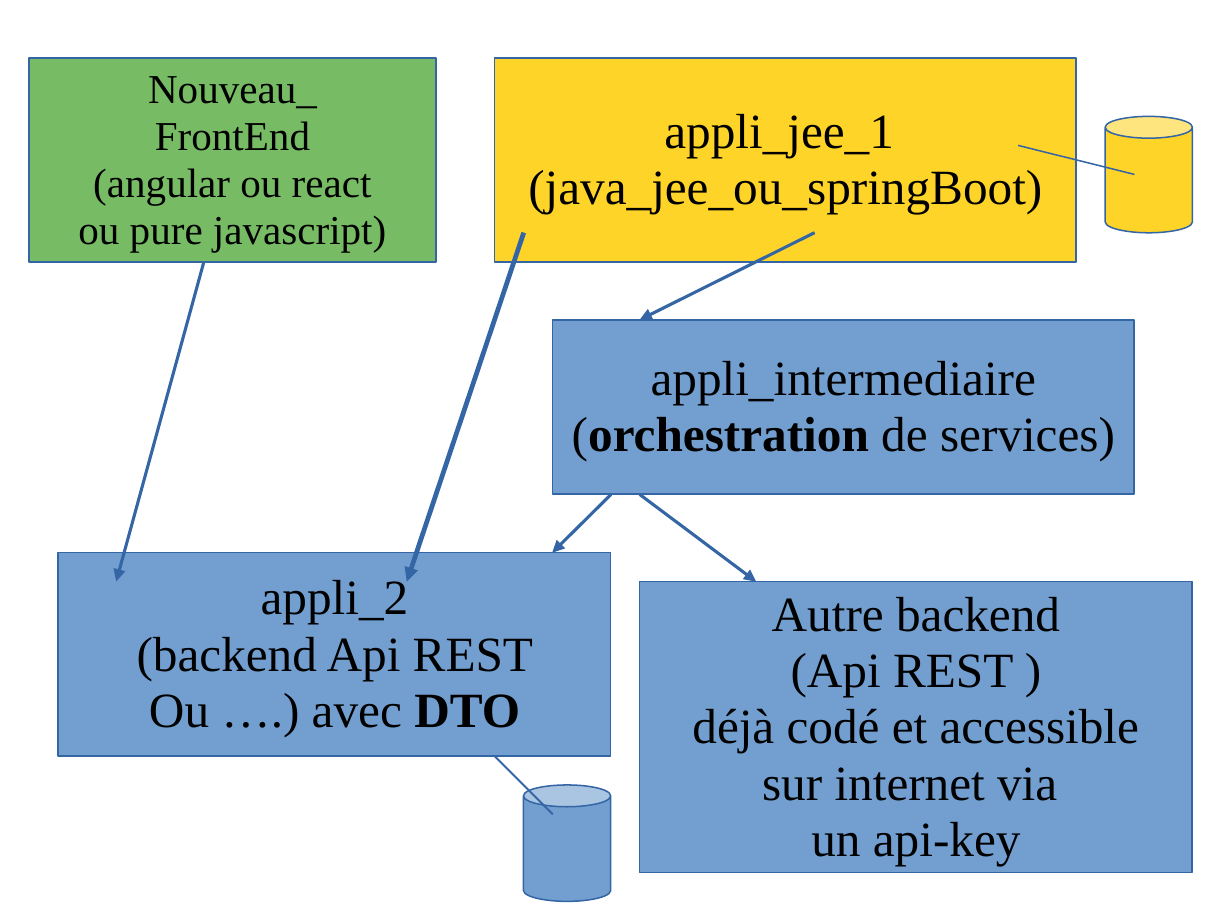
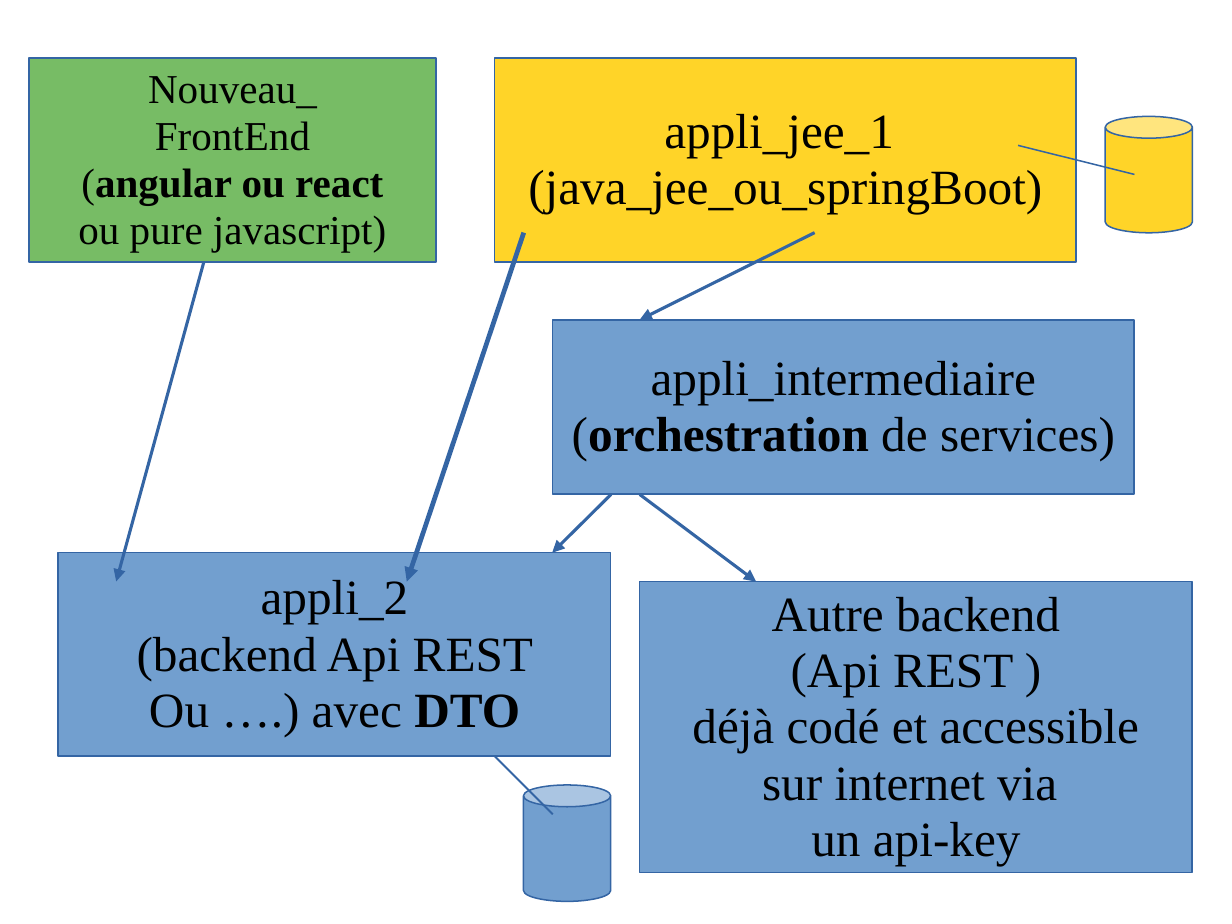
Before and after one commit to didier-tp/afc2021, a slide deck: slide 3 of docs/soa_microservices/orchestration-afcepf-4t.ppt. Drawn at 1232x924 pixels with LibreOffice and Linux fonts; fonts in the diff are those of the drawing. Boxes give left, top, right and bottom in pixels: in the first picture for what was removed or moved away, otherwise in the second. Text is boxed around its words. In the diff, an @@ line names an element or a change of style, - is before the commit and + after.

```diff
--- a/docs/soa_microservices/orchestration-afcepf-4t.ppt
+++ b/docs/soa_microservices/orchestration-afcepf-4t.ppt
@@ text in rectangle at (x1=78, y1=168, x2=386, y2=252): bold on in "(angular ou react" @@
```
Also in this commit, not shown: 4 other files.
